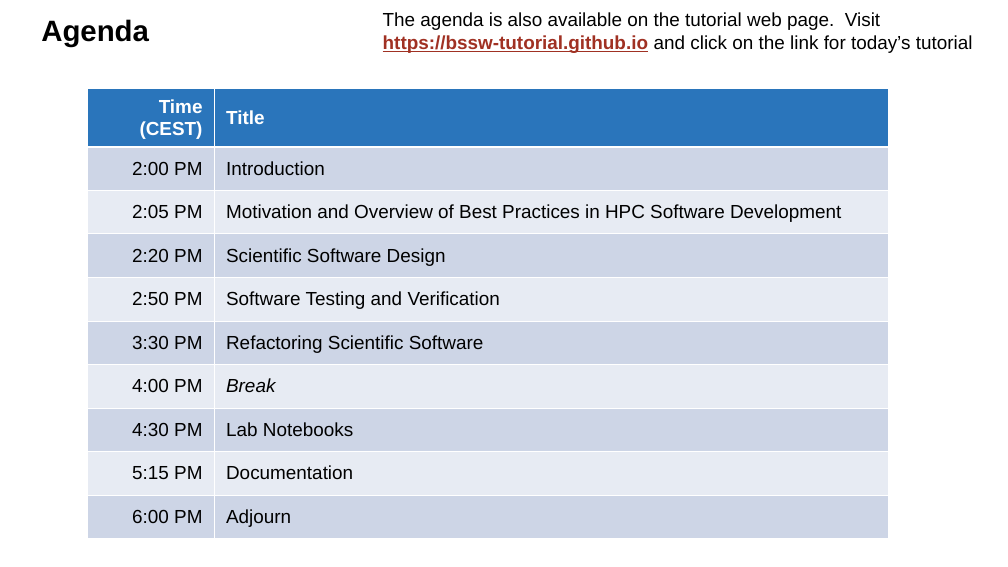
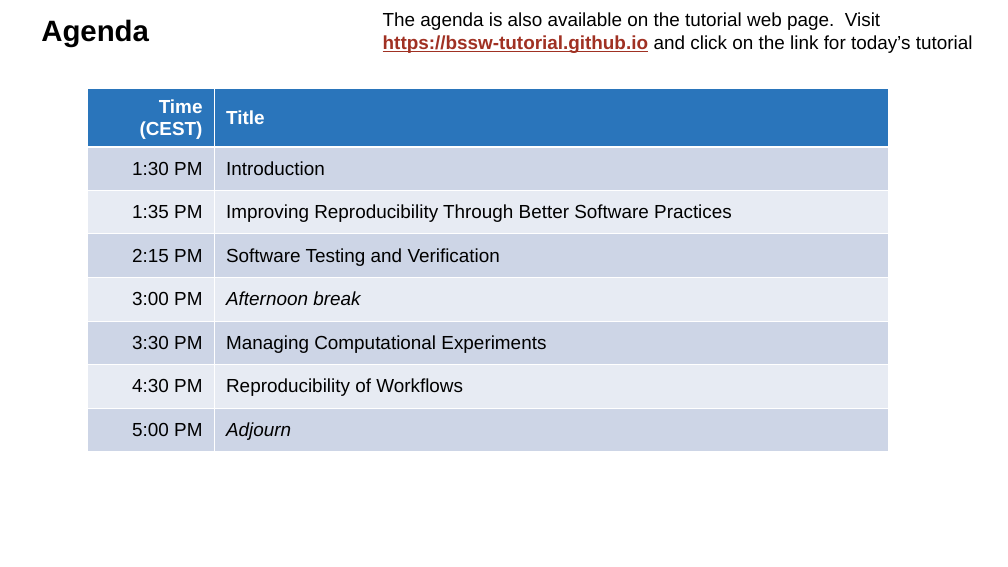
Before and after one commit to bssw-tutorial/presentations, a slide deck: slide 10 of intro-a.pptx. Drawn at 1008x567 pixels with LibreOffice and Linux fonts; fonts in the diff are those of the drawing. Boxes give left, top, right and bottom in pixels: in the first picture for what was removed or moved away, otherwise in the second. Text is boxed around its words. In the diff, an @@ line names an element or a change of style, - is before the commit and + after.

```diff
--- a/intro-a.pptx
+++ b/intro-a.pptx
@@ table at bbox=[87, 89, 889, 455] @@
-row 2: 2:00 PM | Introduction
-row 3: 2:05 PM | Motivation and Overview of Best Practices in HPC Software Development
-row 4: 2:20 PM | Scientific Software Design
-row 5: 2:50 PM | Software Testing and Verification
-row 6: 3:30 PM | Refactoring Scientific Software
-row 7: 4:00 PM | Break
-row 8: 4:30 PM | Lab Notebooks
-row 9: 5:15 PM | Documentation
-row 10: 6:00 PM | Adjourn
+row 2: 1:30 PM | Introduction
+row 3: 1:35 PM | Improving Reproducibility Through Better Software Practices
+row 4: 2:15 PM | Software Testing and Verification
+row 5: 3:00 PM | Afternoon break
+row 6: 3:30 PM | Managing Computational Experiments
+row 7: 4:30 PM | Reproducibility of Workflows
+row 8: 5:00 PM | Adjourn
```
Also in this commit, not shown: 4 other slides changed.
